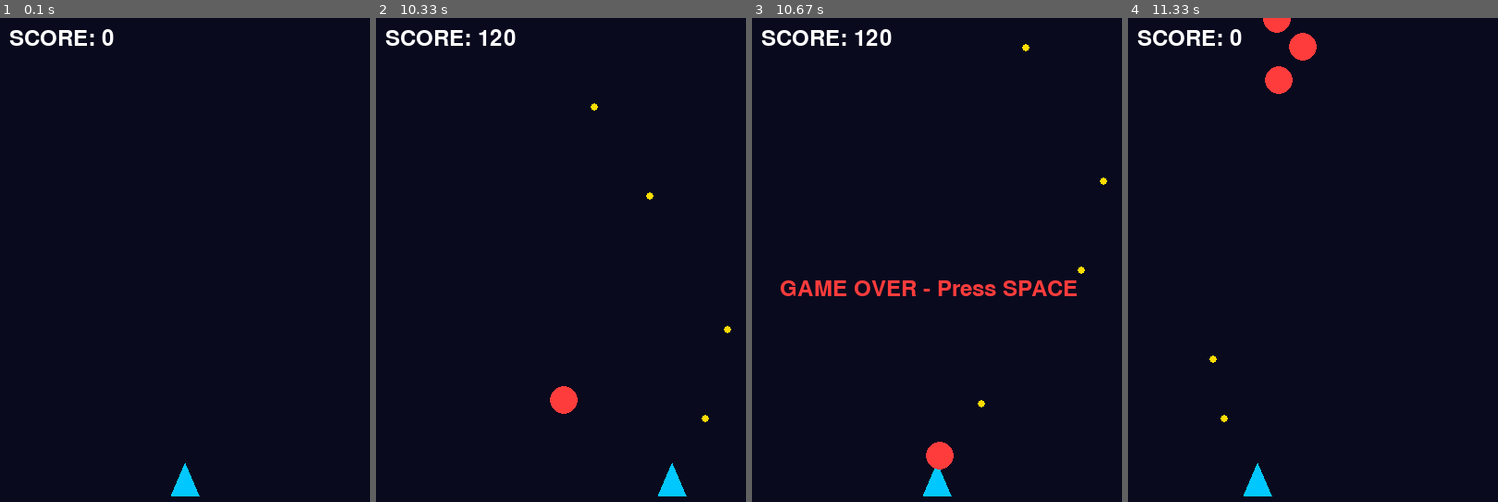
Above: before the commit, frames 1-4 (left to right).
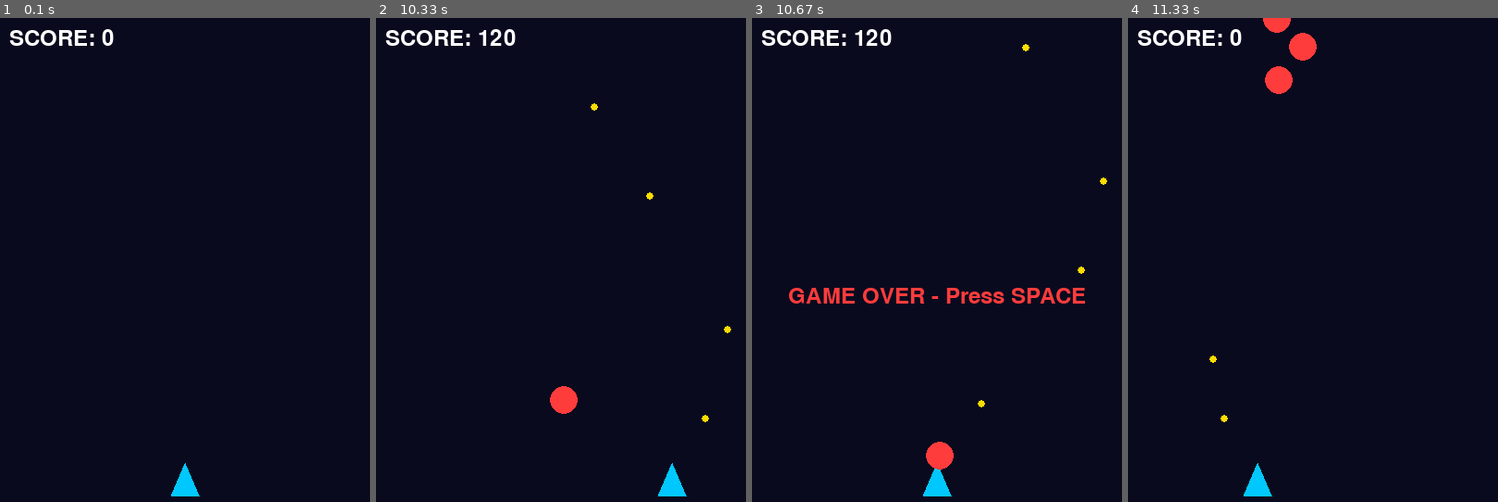
Above: after the commit, the same moments.

Repository: HenryYannis/xiaobao-pygame
Game: pygame game, started from 16-太空射击/太空射击_第5节课_分数系统与游戏结束.py
Same seed, same stepped clock (60 frames per second), same inputs: the game is played once before the commit and once after it.
Inputs:
- Up to frame 1 (0.1 s): no input
- Up to frame 2 (10.33 s): tap Space at 0.33, 0.73, 1.03, 1.3, 1.6, 1.73, 2.03, 2.4, 2.7, 2.9, 3.2, 3.4, 3.7, 3.9, 4.2, 4.47, 4.77, 4.9, 5.2, 5.57, 5.87, 6.07, 6.37, 6.57, 6.87, 7.07, 7.37, 7.63, 7.93, 8.07, 8.37, 8.73, 9.03, 9.23, 9.53, 9.73, 10.03, 10.23 s; hold Left 0.67-1.2 s; hold Left 1.23-1.63 s; hold Right 1.67-2.3 s; hold Left 2.33-2.8 s; hold Right 2.83-3.3 s; hold Right 3.33-3.8 s; hold Left 3.83-4.37 s; hold Left 4.4-4.8 s; hold Right 4.83-5.47 s; hold Left 5.5-5.97 s; hold Right 6-6.47 s; hold Right 6.5-6.97 s; hold Left 7-7.53 s; hold Left 7.57-7.97 s; hold Right 8-8.63 s; hold Left 8.67-9.13 s; hold Right 9.17-9.63 s; hold Right 9.67-10.13 s; hold Left from 10.17 s (still down)
- Up to frame 3 (10.67 s): keep holding Left; tap Space at 10.53 s
- Up to frame 4 (11.33 s): release Left at 10.7 s; hold Left 10.73-11.13 s; tap Space at 10.8, 11.1, 11.23 s; hold Right from 11.17 s (still down)

Frames 1-2 are identical in both runs. In frame 3, 2.1% of the frame differs, in the area x 7-90%, y 54-60%; in frame 4, nothing differs.

Commit message:
太空射击第4节课：被撞后显示 GAME OVER 并停住画面，不再直接关窗口

Diff:
--- a/16-太空射击/太空射击_第5节课_分数系统与游戏结束.py
+++ b/16-太空射击/太空射击_第5节课_分数系统与游戏结束.py
@@ -10,7 +10,7 @@
 敌机列表 = []                                          # 敌机坐标列表[[x, y], ...]
 子弹列表 = []                                          # 激光子弹坐标列表[[x, y], ...]
 得分 = 0                                              # 新增变量：击落敌机累计得分
-游戏结束 = False                                      # 新增变量：标记飞船是否被撞毁
+游戏结束 = False                                      # 标记飞船是否被撞毁
 运行中 = True
 
 while 运行中:
@@ -27,7 +27,7 @@
             else:
                 子弹列表.append([飞船x, 飞船y - 20])   # 发射子弹：从飞船顶端生成一枚向上激光
 
-    if not 游戏结束:                                   # 新增代码：仅在未被撞毁时更新飞行与战斗
+    if not 游戏结束:                                  # 仅在未被撞毁时更新飞行与战斗
         按键 = pygame.key.get_pressed()
         if 按键[pygame.K_LEFT] and 飞船x > 25:         # 飞船向左移动限位
             飞船x -= 6
@@ -41,8 +41,7 @@
             敌机 = 敌机列表[索引]
             敌机[1] += 3
 
-            # 玩家撞机判定：利用勾股定理计算飞船中心与敌机中心的欧氏距离
-            if math.hypot(飞船x - 敌机[0], 飞船y - 敌机[1]) <= 30:  # 新增代码：被敌机撞毁判定
+            if math.hypot(飞船x - 敌机[0], 飞船y - 敌机[1]) <= 30:  # 玩家撞机判定：勾股定理计算飞船中心与敌机中心的欧氏距离
                 游戏结束 = True
 
             if 敌机[1] > 620:                          # 越过底部边界后销毁
@@ -68,8 +67,7 @@
 
     窗口.fill((10, 10, 30))                           # 深空藏蓝色背景全屏填充
 
-    # 绘制三角形玩家战机(顶点、左翼、右翼)
-    飞船顶点 = [(飞船x, 飞船y - 20), (飞船x - 15, 飞船y + 15), (飞船x + 15, 飞船y + 15)]
+    飞船顶点 = [(飞船x, 飞船y - 20), (飞船x - 15, 飞船y + 15), (飞船x + 15, 飞船y + 15)]  # 三角形战机的三个顶点(机头、左翼、右翼)
     pygame.draw.polygon(窗口, (0, 200, 255), 飞船顶点)
 
     for 敌机 in 敌机列表:                              # 循环绘制红色圆形敌机(半径15)
@@ -82,8 +80,8 @@
     窗口.blit(得分画面, (10, 10))
 
     if 游戏结束:
-        提示画面 = 字体.render("GAME OVER - Press SPACE", True, (255, 60, 60))  # 新增代码：红色醒目英文提示失败与按空格重开
-        窗口.blit(提示画面, (30, 280))                                       # 新增代码：居中贴在屏幕中央位置
+        提示画面 = 字体.render("GAME OVER - Press SPACE", True, (255, 60, 60))  # 提示文字加上 Press SPACE，告诉玩家可以按空格重开
+        窗口.blit(提示画面, 提示画面.get_rect(center=(200, 300)))  # 居中贴在屏幕中央位置
 
     pygame.display.flip()                              # 双缓冲刷新：将新绘制的画面一次性呈现到屏幕
     时钟.tick(60)                                      # 锁定帧率：稳定每秒60帧流畅运行
